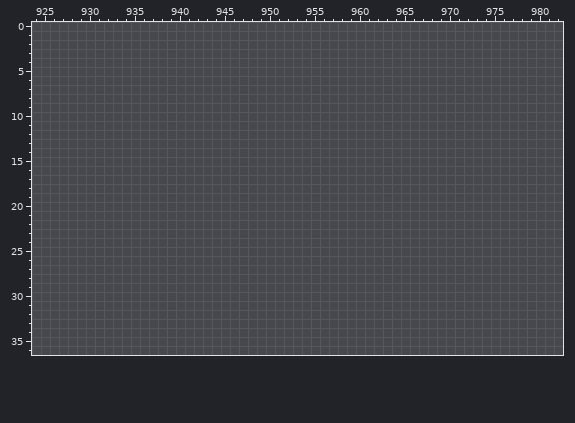
Two versions of one pixel-art file, Assets/Inviroment/erdgeschoss/erdgeschoss-gang.aseprite. Above, as it was before the edit.
1216x256 pixels, 1 frame. Colours within 5 levels of each other are drawn and written as one. Shown: x 924..982, y 0..36.
After the commit:
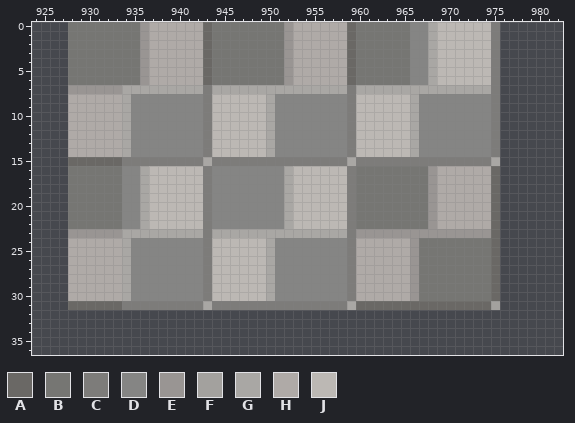
Palette (. is transparent): A #6a6865  B #767673  C #7d7c7a  D #858584  E #999593  F #a3a19e  G #a9a7a4  H #afaaa7  J #bcb8b4
From old to new:
Colour A is added in rows 0 to 6 at x 943 and 959; in row 15 at x 928 to 933; in rows 16 to 30 at x 975; in row 31 at x 928 to 933 and 960 to 974.
Colour B is added in rows 0 to 6 at x 928 to 935, 944 to 951 and 960 to 965; in rows 16 to 22 at x 928 to 933 and 960 to 967; in rows 24 to 30 at x 967 to 974.
Colour C is added in rows 0 to 6 at x 975; in rows 7 to 14 at x 943, 959 and 975; in row 15 at x 934 to 942, 944 to 958 and 960 to 974; in rows 16 to 30 at x 943 and 959; in row 31 at x 934 to 942 and 944 to 958.
Colour D is added in rows 0 to 6 at x 966 to 967; in rows 8 to 14 at x 935 to 942, 951 to 958 and 967 to 974; in rows 16 to 22 at x 934 to 935 and 944 to 951; in rows 24 to 30 at x 935 to 942 and 951 to 958.
Colour E is added in rows 0 to 6 at x 936 and 952; in row 7 at x 928 to 933; in rows 16 to 22 at x 968; in row 23 at x 928 to 933 and 960 to 974; in rows 24 to 30 at x 966.
Colour F is added in row 31 at x 975.
Colour G is added in rows 0 to 6 at x 968; in row 7 at x 934 to 942, 944 to 958 and 960 to 974; in rows 8 to 14 at x 934, 950 and 966; in row 15 at x 943, 959 and 975; in rows 16 to 22 at x 936 and 952; in row 23 at x 934 to 942 and 944 to 958.
Colour G is added in rows 24 to 30 at x 934 and 950; in row 31 at x 943 and 959.
Colour H is added in rows 0 to 6 at x 937 to 942 and 953 to 958; in rows 8 to 14 at x 928 to 933; in rows 16 to 22 at x 969 to 974; in rows 24 to 30 at x 928 to 933 and 960 to 965.
Colour J is added in rows 0 to 6 at x 969 to 974; in rows 8 to 14 at x 944 to 949 and 960 to 965; in rows 16 to 22 at x 937 to 942 and 953 to 958; in rows 24 to 30 at x 944 to 949.
